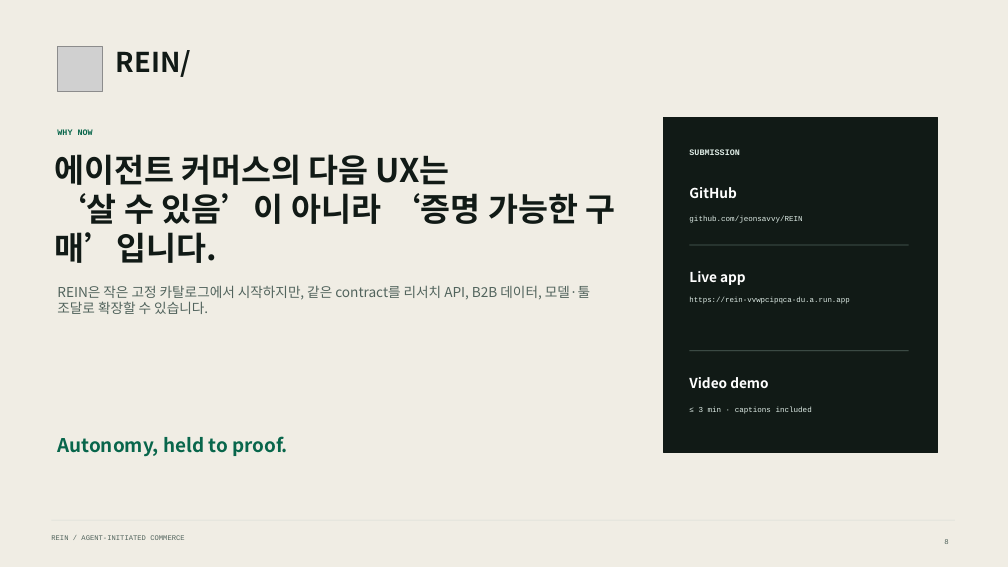
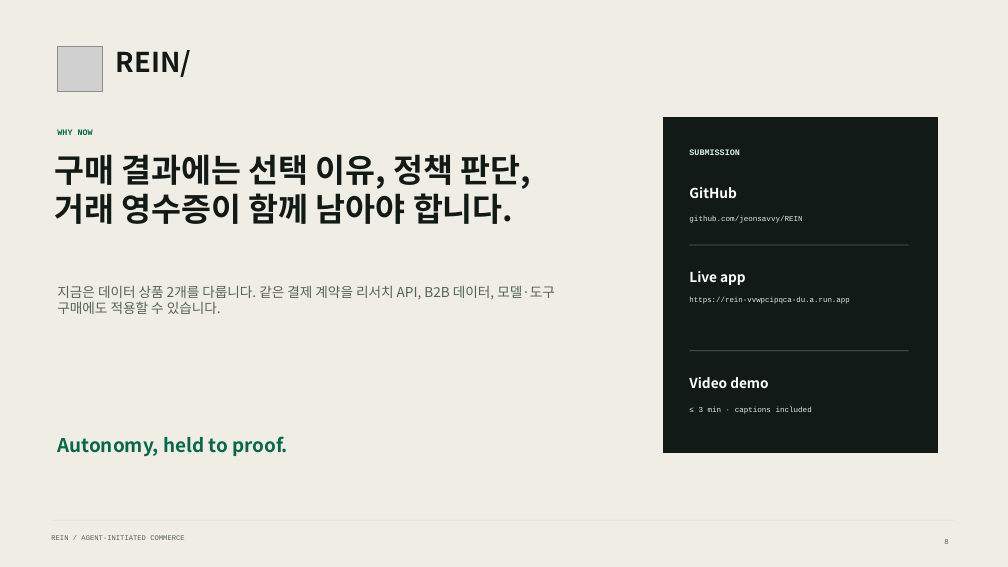
Before and after one commit to jeonsavvy/REIN, a slide deck: slide 8 of output/presentation/REIN-Hackathon-Deck.pptx. Drawn at 1008x567 pixels with LibreOffice and Linux fonts; fonts in the diff are those of the drawing; grey boxes stand for pictures. Boxes give left, top, right and bottom in pixels: in the first picture for what was removed or moved away, otherwise in the second. Text is boxed around its words. In the diff, an @@ line names an element or a change of style, - is before the commit and + after.

```diff
--- a/output/presentation/REIN-Hackathon-Deck.pptx
+++ b/output/presentation/REIN-Hackathon-Deck.pptx
@@ text at [54,154,531,224]: text changed @@
-에이전트 커머스의 다음 UX는
-‘살 수 있음’이 아니라 ‘증명 가능한 구매’입니다.
+구매 결과에는 선택 이유, 정책 판단,
+거래 영수증이 함께 남아야 합니다.
@@ text at [57,285,555,314]: text changed @@
-REIN은 작은 고정 카탈로그에서 시작하지만, 같은 contract를 리서치 API, B2B 데이터, 모델·툴 조달로 확장할 수 있습니다.
+지금은 데이터 상품 2개를 다룹니다. 같은 결제 계약을 리서치 API, B2B 데이터, 모델·도구 구매에도 적용할 수 있습니다.
```
Also in this commit, not shown: 7 other slides changed, 30 other files.
